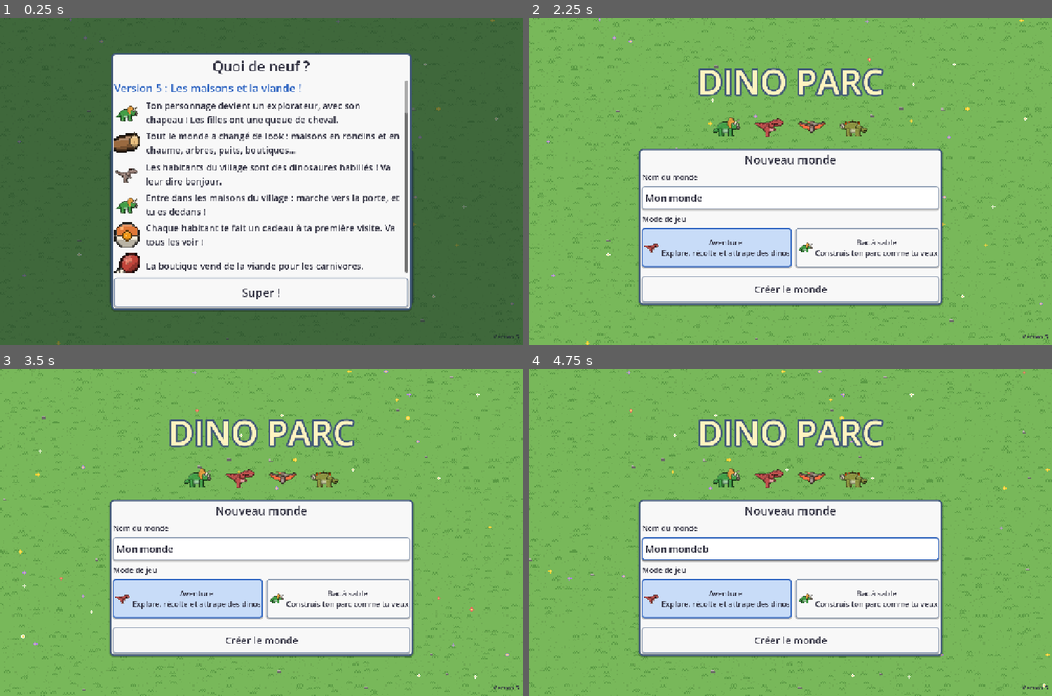
Above: before the commit, frames 1-4 (two rows, left to right).
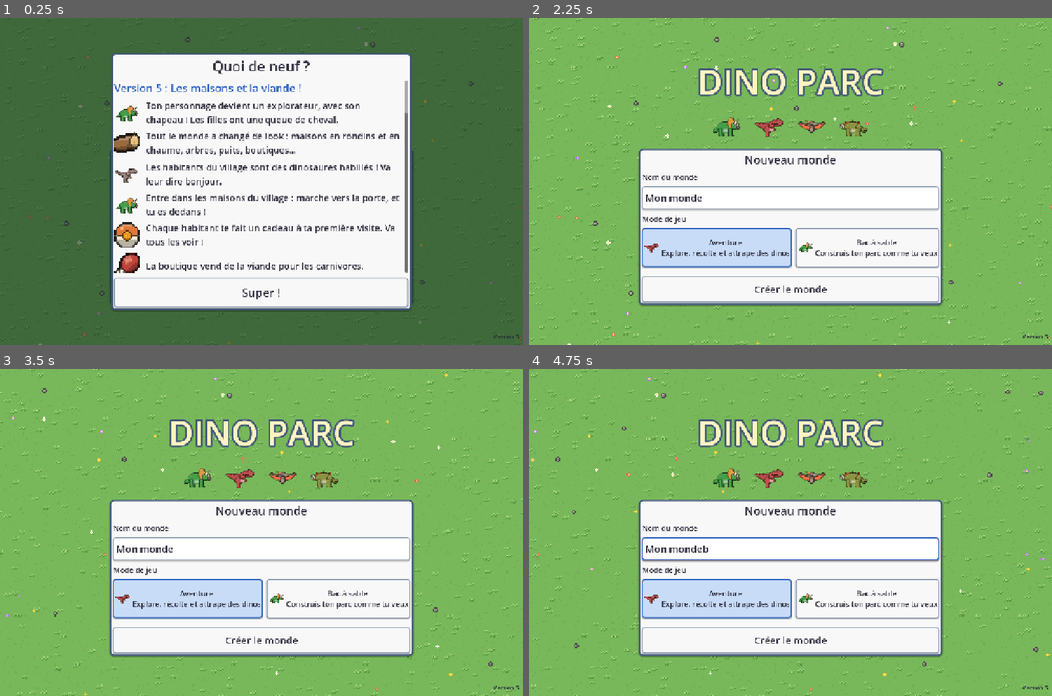
Above: after the commit, the same moments.

Repository: kevindjf/dino-parc
Game: Godot game, scene res://main.tscn
The game is run twice, just before and just after one commit, with the same random seed, the same clock (stepped at 60 frames per second) and the same inputs.
Inputs (mouse positions are in pixels of both pictures, inside the frame that each line leads up to):
- Up to frame 1 (0.25 s): no input
- Up to frame 2 (2.25 s): click "Aventure Explore, récolte et …" at 0.5 s; click "Bac à sable Construis ton par…" at 1.25 s; click "Créer le monde" at 2 s
- Up to frame 3 (3.5 s): tap Enter at 2.75 s; move the mouse to (376, 516) at 2.77 s; hold Right from 2.78 s (still down); tap I at 2.85 s; click (376, 516) at 2.92 s; tap Space at 3.02, 3.32 s
- Up to frame 4 (4.75 s): release Right at 3.5 s; drag from (685, 548) to (764, 597) at 3.52 s; move the mouse to (842, 460) at 4.27 s; hold Right from 4.28 s (still down); tap B at 4.35 s

The runs differ from the first frame. In frame 1, 0.9% of the frame differs, in the area x 0-100%, y 0-100%; in frame 2, 4.1%; in frame 3, 3.9%; in frame 4, 4.0%.

Commit message:
feat: nature decor drawn like the dinosaurs, bigger trees, calmer grass
Co-Authored-By: Claude Opus 5.5 (1M context) <noreply@anthropic.com>

Diff:
--- a/scripts/art.gd
+++ b/scripts/art.gd
@@ -7,6 +7,7 @@
 const Catalog := preload("res://scripts/catalog.gd")
 const DinoArt := preload("res://scripts/dino_art.gd")
 const Items := preload("res://scripts/items.gd")
+const Layers := preload("res://scripts/layers.gd")
 const T := 16
 const OUTLINE := Color("283038")
 const WOOD := Color("9a6a40")
@@ -69,7 +70,8 @@
 	"marais": {"base": Color("7d8f52"), "dark": Color("5a6c3c"), "light": Color("9cae6c")},
 	"neige": {"base": Color("eef3fa"), "dark": Color("cbd8e8"), "light": Color("ffffff")},
 }
-const TUFT := [".d.d.", "d.d.d"]
+const TUFT := [".l..l", "ldl.d", "d.dd."]  # a tuft of grass: lit tips, dark at the foot
+const PEBBLE := [".oo.", "olbo", "obdo", ".oo."]
 const TALL_GRASS := ["..d...d.", ".dld.dld", "dlll.lll"]
 const FLOWER := [".p.", "pyp", ".p."]
 const REED := ["l.", "d.", "dl", "d.", "d."]
@@ -83,13 +85,13 @@
 	var palette := {"d": colors.dark, "l": colors.light}
 	match biome:
 		"prairie":
-			# Grass of two greens, a few tufts, sometimes a pebble.
+			# Grass of a few greens, tufts, sometimes a pebble.
 			for i in 10:
-				image.set_pixelv(at + Vector2i(rng.randi_range(0, 15), rng.randi_range(0, 15)), colors.base.darkened(0.08))
-			for i in rng.randi_range(1, 3):
+				image.set_pixelv(at + Vector2i(rng.randi_range(0, 15), rng.randi_range(0, 15)), colors.base.darkened(0.06))
+			for i in rng.randi_range(0, 2):
 				_stamp(image, at + Vector2i(rng.randi_range(0, 11), rng.randi_range(1, 13)), TUFT, palette)
-			if rng.randf() < 0.04:
-				_stamp(image, at + Vector2i(rng.randi_range(1, 12), rng.randi_range(1, 13)), ["ll.", "ddd"], {"l": STONES[3], "d": STONES[1]})
+			if rng.randf() < 0.025:
+				_stamp(image, at + Vector2i(rng.randi_range(1, 11), rng.randi_range(1, 11)), PEBBLE, {"o": STONES[1].darkened(0.3), "l": STONES[3], "b": STONES[2], "d": STONES[1]})
 			if rng.randf() < 0.08:
 				var petal: Color = [Color("f06060"), Color("ffffff"), Color("f8d030"), Color("b080f0")][rng.randi() % 4]
 				_stamp(image, at + Vector2i(rng.randi_range(1, 12), rng.randi_range(1, 12)), FLOWER, {"p": petal, "y": Color("f8e070")})
@@ -374,126 +376,142 @@
 		return _round_tree([Color("4a8a30"), Color("3e7e2c"), Color("5a9a38")][variant % 3], variant))
 
 
-# A blob of leaves: a dark mass, then round clumps lighter towards the top left.
-static func _clumps(img: Image, center: Vector2, radius: Vector2, rng: RandomNumberGenerator, leaf: Color) -> void:
-	var dark := leaf.darkened(0.4)
-	for y in range(int(center.y - radius.y) - 1, int(center.y + radius.y) + 2):
-		for x in range(int(center.x - radius.x) - 1, int(center.x + radius.x) + 2):
-			if ((Vector2(x, y) + Vector2(0.5, 0.5) - center) / radius).length_squared() <= 1.0:
-				_put(img, x, y, dark)
-	for i in int(radius.x * radius.y * 0.5):
-		var a := rng.randf() * TAU
-		var r := sqrt(rng.randf()) * 0.85
-		var at := center + Vector2(cos(a), sin(a)) * radius * r
-		var size := rng.randf_range(1.6, 2.8)
-		# Clumps high on the left catch the sun, low ones stay in the shade.
-		var lit := ((at - center) / radius).dot(Vector2(-0.6, -0.8))
-		var color := leaf.lightened(0.25) if lit > 0.35 else (leaf if lit > -0.35 else leaf.darkened(0.2))
-		for dy in range(-3, 4):
-			for dx in range(-3, 4):
-				var d := Vector2(dx, dy).length()
-				if d <= size:
-					_put(img, int(at.x) + dx, int(at.y) + dy, color if d < size - 0.9 or dy > 0 else color.darkened(0.25))
-
-
-# A leafy tree: a trunk with bark and roots under a big round crown of clumps.
+# Leaves, needles and bark get a little texture, like the scales of the dinosaurs: lighter and
+# darker pixels scattered in a regular pattern. Outlines, berries and flowers are kept.
+static func _speckle(image: Image, seed: int) -> Image:
+	for y in image.get_height():
+		for x in image.get_width():
+			var c := image.get_pixel(x, y)
+			if c.a < 0.5 or c.get_luminance() < 0.12 or c.get_luminance() > 0.85:
+				continue
+			var h := (x * 7 + y * 13 + seed * 5) % 23
+			if h == 0 or h == 11:
+				image.set_pixel(x, y, c.darkened(0.16))
+			elif h == 5:
+				image.set_pixel(x, y, c.lightened(0.18))
+	return image
+
+
+static func _texture(layers: Layers, seed: int) -> Texture2D:
+	return ImageTexture.create_from_image(_speckle(layers.image, seed))
+
+
+# A leafy tree: a trunk with roots under a crown of round clumps, each with its own contour,
+# the back ones in the shade and the top ones in the sun. 38 x 46 pixels: taller than the
+# dinosaurs that walk under it.
+const TREE_SCALE := 1.35
+
+
 static func _round_tree(leaf: Color, seed := 0) -> Texture2D:
-	var p := _painter(Vector2i(28, 34))
+	var l := Layers.new(Vector2i((Vector2(28, 34) * TREE_SCALE).ceil()), TREE_SCALE)
 	var rng := RandomNumberGenerator.new()
 	rng.seed = 900 + seed
-	p.polygon(PackedVector2Array([Vector2(10, 33), Vector2(12, 20), Vector2(16, 20), Vector2(18, 33)]), LOG[1], true)
-	p.image.fill_rect(Rect2i(13, 22, 1, 10), LOG[0])
-	p.image.fill_rect(Rect2i(15, 24, 1, 6), LOG[2])
-	_clumps(p.image, Vector2(14, 13), Vector2(12, 10), rng, leaf)
-	return p.finish()
-
-
+	l.part([l.poly([Vector2(10.5, 33), Vector2(12, 20), Vector2(16, 20), Vector2(17.5, 33)]), l.limb(Vector2(11, 32), Vector2(7.5, 33), 1.3, 0.8), l.limb(Vector2(17, 32), Vector2(20.5, 33), 1.3, 0.8)], LOG[1], 0, 1)
+	for y in [23, 27, 30]:
+		l.dot(13, y, LOG[0])
+		l.dot(15, y + 1, LOG[0])
+	var jitter := func() -> Vector2:
+		return Vector2(rng.randf_range(-1, 1), rng.randf_range(-1, 1))
+	for c in [Vector3(7, 16, 6), Vector3(21, 16, 6), Vector3(14, 19, 7)]:
+		var at: Vector2 = Vector2(c.x, c.y) + jitter.call()
+		l.part([l.ellipse(at.x, at.y, c.z, c.z * 0.8)], leaf.darkened(0.18), 1, 2)
+	for c in [Vector3(7.5, 11, 6), Vector3(20.5, 11, 6), Vector3(14, 13, 7.5)]:
+		var at: Vector2 = Vector2(c.x, c.y) + jitter.call()
+		l.part([l.ellipse(at.x, at.y, c.z, c.z * 0.82)], leaf, 2, 2)
+	for c in [Vector3(11, 6, 5), Vector3(17.5, 6.5, 4.5)]:
+		var at: Vector2 = Vector2(c.x, c.y) + jitter.call()
+		l.part([l.ellipse(at.x, at.y, c.z, c.z * 0.85)], leaf.lightened(0.12), 2, 1)
+	return _texture(l, seed)
+
+
+# A fir: four tiers of needles, darker at the bottom, on a short trunk. 30 x 46 pixels.
 static func _pine() -> Texture2D:
-	var p := _painter(Vector2i(22, 34))
-	var rng := RandomNumberGenerator.new()
-	rng.seed = 77
-	p.box(Rect2(9, 27, 4, 6), LOG[1], true)
+	var l := Layers.new(Vector2i((Vector2(22, 34) * TREE_SCALE).ceil()), TREE_SCALE)
 	var green := Color("2e6a40")
+	l.part([l.box(9, 26, 4, 7)], LOG[1], 0, 1)
 	for i in 4:
 		var y := 29.0 - i * 6.5
 		var w := 10.0 - i * 2.2
-		p.polygon(PackedVector2Array([Vector2(11 - w, y), Vector2(11, y - 11), Vector2(11 + w, y)]), green.lightened(i * 0.06), true)
-		# Needles: little lighter strokes on the left of each layer.
-		for k in 4:
-			var x := rng.randi_range(int(11 - w * 0.7), 11)
-			p.image.set_pixel(x, int(y) - rng.randi_range(2, 4), green.lightened(0.3 + i * 0.05))
-	return p.finish()
+		var color := green.lightened(i * 0.07)
+		l.part([l.poly([Vector2(11 - w, y), Vector2(11, y - 11), Vector2(11 + w, y), Vector2(11, y - 1.5)])], color, 1, 2)
+	return _texture(l, 3)
 
 
 static func _palm() -> Texture2D:
-	var p := _painter(Vector2i(28, 32))
+	var l := Layers.new(Vector2i(28, 32))
 	var trunk := Color("b08850")
 	for i in 5:
-		p.limb(Vector2(12 + i * 0.6, 30 - i * 4.5), Vector2(12.6 + i * 0.6, 26 - i * 4.5), 2.2, 2.0, trunk if i % 2 == 0 else trunk.darkened(0.12), true)
+		l.part([l.limb(Vector2(12 + i * 0.6, 30 - i * 4.5), Vector2(12.6 + i * 0.6, 26 - i * 4.5), 2.2, 2.0)], trunk if i % 2 == 0 else trunk.darkened(0.12), 1, 1)
 	var top := Vector2(15, 8)
-	for leaf in [Vector2(-12, 4), Vector2(-9, -5), Vector2(0, -7), Vector2(9, -5), Vector2(12, 5), Vector2(-4, 6), Vector2(5, 7)]:
-		p.limb(top, top + leaf, 2.4, 0.6, Color("4a8a30"), true)
-	p.ellipse(top + Vector2(-1, 2), Vector2(2, 2), Color("7a5030"))
-	p.ellipse(top + Vector2(2, 2), Vector2(2, 2), Color("8a6038"))
-	return p.finish()
+	for leaf in [Vector2(-12, 5), Vector2(12, 6), Vector2(-4, 7), Vector2(5, 8)]:
+		l.part([l.limb(top, top + leaf, 2.4, 0.6)], LEAVES[1], 1, 1)
+	for leaf in [Vector2(-10, -4), Vector2(0, -7), Vector2(10, -4)]:
+		l.part([l.limb(top, top + leaf, 2.4, 0.6)], LEAVES[2], 1, 1)
+	l.part([l.ellipse(top.x - 1.5, top.y + 2, 2, 2), l.ellipse(top.x + 1.5, top.y + 2.5, 2, 2)], Color("7a5030"), 1, 1)
+	return _texture(l, 4)
 
 
 static func _fern() -> Texture2D:
-	var p := _painter(Vector2i(20, 16))
+	var l := Layers.new(Vector2i(20, 16))
 	var base := Vector2(10, 15)
-	for leaf in [Vector2(-9, -5), Vector2(-5, -10), Vector2(0, -12), Vector2(5, -10), Vector2(9, -5)]:
-		p.limb(base, base + leaf, 2.0, 0.6, Color("3a7e34"), true)
-	return p.finish()
+	for leaf in [Vector2(-9, -5), Vector2(9, -5)]:
+		l.part([l.limb(base, base + leaf, 2.0, 0.6)], LEAVES[1], 1, 1)
+	for leaf in [Vector2(-5, -10), Vector2(0, -12), Vector2(5, -10)]:
+		l.part([l.limb(base, base + leaf, 2.0, 0.6)], LEAVES[2], 1, 1)
+	return _texture(l, 5)
 
 
 static func _bush(berries: bool) -> Texture2D:
-	var p := _painter(Vector2i(20, 16))
-	var rng := RandomNumberGenerator.new()
-	rng.seed = 55
-	_clumps(p.image, Vector2(10, 9), Vector2(8.5, 6), rng, Color("3e8a3a"))
+	var l := Layers.new(Vector2i(20, 16))
+	var leaf := Color("3e8a3a")
+	for c in [Vector3(5, 10, 4.5), Vector3(15, 10, 4.5)]:
+		l.part([l.ellipse(c.x, c.y, c.z, c.z * 0.85)], leaf.darkened(0.15), 1, 2)
+	for c in [Vector3(10, 9, 5.5), Vector3(6.5, 7, 3.5), Vector3(13.5, 6.5, 3.5)]:
+		l.part([l.ellipse(c.x, c.y, c.z, c.z * 0.85)], leaf, 2, 2)
+	var image := _speckle(l.image, 6)
 	if berries:
-		for spot in [Vector2(5, 8), Vector2(9, 5), Vector2(13, 10), Vector2(15, 6), Vector2(8, 11)]:
-			p.dot(spot, Color("d8243e"), 2)
-			p.dot(spot + Vector2(-0.5, -0.5), Color("ff8a9a"))
-	return p.finish()
+		for spot in [Vector2i(5, 8), Vector2i(9, 5), Vector2i(13, 10), Vector2i(15, 6), Vector2i(8, 11)]:
+			image.fill_rect(Rect2i(spot, Vector2i(2, 2)), Color("d8243e"))
+			image.set_pixelv(spot, Color("ff8a9a"))
+			image.set_pixelv(spot + Vector2i(1, 1), Color("8a1426"))
+	return ImageTexture.create_from_image(image)
 
 
 static func _cactus() -> Texture2D:
-	var p := _painter(Vector2i(18, 26))
+	var l := Layers.new(Vector2i(18, 26))
 	var green := Color("5e9e3a")
-	p.limb(Vector2(4, 13), Vector2(4, 8), 2, 2, green, true)
-	p.limb(Vector2(4, 14), Vector2(8, 14), 2, 2, green, true)
-	p.limb(Vector2(14, 11), Vector2(14, 6), 2, 2, green, true)
-	p.limb(Vector2(14, 12), Vector2(10, 12), 2, 2, green, true)
-	p.limb(Vector2(9, 24), Vector2(9, 4), 3.3, 3, green, true)
-	for y in [7, 12, 17]:
-		p.dot(Vector2(8, y), green.lightened(0.4))
-	p.dot(Vector2(9, 2.5), Color("f06090"), 2)
-	return p.finish()
+	l.part([l.limb(Vector2(4, 13), Vector2(4, 8), 2, 2), l.limb(Vector2(4, 14), Vector2(8, 14), 2, 2)], green.darkened(0.08), 1, 1)
+	l.part([l.limb(Vector2(14, 11), Vector2(14, 6), 2, 2), l.limb(Vector2(14, 12), Vector2(10, 12), 2, 2)], green.darkened(0.08), 1, 1)
+	l.part([l.limb(Vector2(9, 24), Vector2(9, 4), 3.3, 3)], green, 1, 1)
+	for y in [7, 11, 15, 19]:
+		l.dot(8, y, green.lightened(0.45))
+		l.dot(10, y + 2, green.darkened(0.3))
+	l.part([l.ellipse(9, 2.5, 2, 1.6)], Color("f06090"), 1, 1)
+	return _texture(l, 7)
 
 
 static func _rock() -> Texture2D:
-	var p := _painter(Vector2i(18, 14))
-	p.ellipse(Vector2(9, 8), Vector2(8, 5.5), STONES[2])
-	p.polygon(PackedVector2Array([Vector2(3, 6), Vector2(8, 3), Vector2(12, 5), Vector2(7, 8)]), STONES[3])
-	p.line(Vector2(8, 8), Vector2(12, 11), STONES[1])
-	p.line(Vector2(12, 5), Vector2(15, 8), STONES[1])
-	for spot in [Vector2(4, 10), Vector2(5, 11), Vector2(14, 11)]:
-		p.dot(spot, LEAVES[2])
-	return p.finish()
+	var l := Layers.new(Vector2i(18, 14))
+	l.part([l.ellipse(9, 8, 8, 5.5)], STONES[2], 2, 2)
+	l.part([l.poly([Vector2(3, 7), Vector2(8, 3.5), Vector2(12, 5), Vector2(7, 8.5)])], STONES[3], 0, 0, false)
+	for p in [Vector2(9, 8), Vector2(10, 9), Vector2(11, 10), Vector2(13, 6), Vector2(14, 7)]:
+		l.dot(p.x, p.y, STONES[1])
+	for spot in [Vector2(4, 11), Vector2(5, 12), Vector2(14, 12), Vector2(6, 4)]:
+		l.dot(spot.x, spot.y, LEAVES[2])
+	return _texture(l, 8)
 
 
 static func _volcano() -> Texture2D:
-	var p := _painter(Vector2i(50, 46))
+	var l := Layers.new(Vector2i(50, 46))
 	var rock := Color("7a5236")
-	p.polygon(PackedVector2Array([Vector2(1, 44), Vector2(17, 10), Vector2(33, 10), Vector2(49, 44)]), rock)
-	p.polygon(PackedVector2Array([Vector2(1, 44), Vector2(17, 10), Vector2(24, 10), Vector2(16, 44)]), rock.darkened(0.15))
-	p.ellipse(Vector2(25, 10), Vector2(8, 2.5), Color("3a2418"))
-	p.ellipse(Vector2(25, 10.5), Vector2(6, 1.5), Color("ff8a20"))
+	l.part([l.poly([Vector2(1, 44), Vector2(17, 10), Vector2(33, 10), Vector2(49, 44)])], rock, 1, 2)
+	l.part([l.poly([Vector2(2, 44), Vector2(17.5, 11), Vector2(23, 11), Vector2(15, 44)])], rock.darkened(0.15), 0, 0, false)
+	l.part([l.ellipse(25, 10, 8, 2.5)], Color("3a2418"), 0, 0)
+	l.part([l.ellipse(25, 10.5, 6, 1.5)], Color("ff8a20"), 0, 0, false)
 	for lava in [[Vector2(21, 11), Vector2(17, 26)], [Vector2(28, 11), Vector2(32, 30)], [Vector2(25, 12), Vector2(26, 20)]]:
-		p.limb(lava[0], lava[1], 1.4, 0.8, Color("ff7020"))
-	p.ellipse(Vector2(10, 42), Vector2(4, 2), Color("5a8a3a"))
-	return p.finish()
+		l.part([l.limb(lava[0], lava[1], 1.4, 0.8)], Color("ff7020"), 1, 0)
+	l.part([l.ellipse(10, 42, 4, 2), l.ellipse(40, 42.5, 3, 1.6)], Color("5a8a3a"), 1, 1)
+	return _texture(l, 9)
 
 
 # The entrance of a mine, dug into a cliff: a dark hole held by a wooden frame, and rails coming
--- a/scripts/main.gd
+++ b/scripts/main.gd
@@ -2473,7 +2473,7 @@
 func _border_tree(cell: Vector2i, rng: RandomNumberGenerator) -> void:
 	var tree := Art.sprite(Art.border_tree(rng.randi() % 3))
 	tree.position = Vector2((cell.x + 0.5) * T + rng.randi_range(-2, 2), (cell.y + 1) * T + 4)
-	Art.ground_shadow(tree, 22)
+	Art.ground_shadow(tree, 28)
 	world.add_child(tree)
 
 
--- a/scripts/village.gd
+++ b/scripts/village.gd
@@ -223,7 +223,7 @@
 	for c in solid:
 		if solid[c] == "tree":
 			var tree := Art.sprite(Art.border_tree(rng.randi() % 3))
-			Art.ground_shadow(tree, 22)
+			Art.ground_shadow(tree, 28)
 			tree.position = Vector2((c.x + 0.5) * T + rng.randi_range(-2, 2), (c.y + 1) * T + 2)
 			add_child(tree)
 	var sign := _stand(Art.signpost(), Vector2i(SIZE.x - 4, ROAD - 1), Vector2i.ONE)
